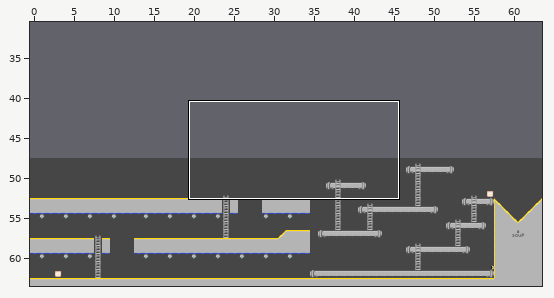
Two states of a Tiled map, factory.tmx. The first picture is a wide view before the edit; the outline marks the close-up.
Close-up. Before:
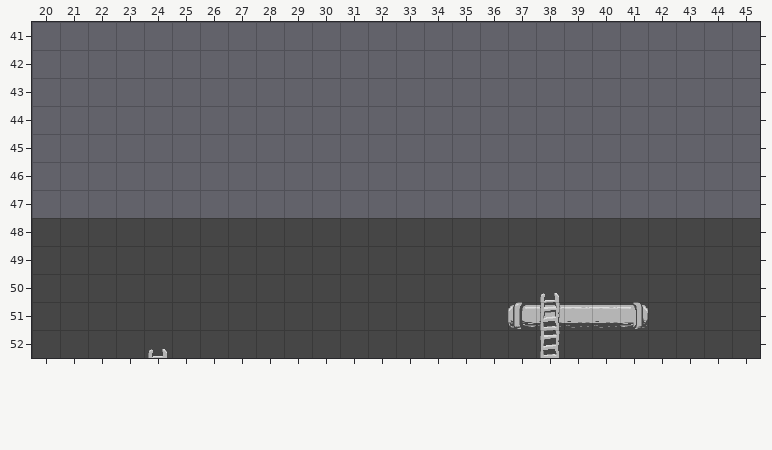
Cells are 48x48 px. Shown: x 20..45, y 41..52. The commit also changed other parts of the map, which this record leaves out.
Once edited:
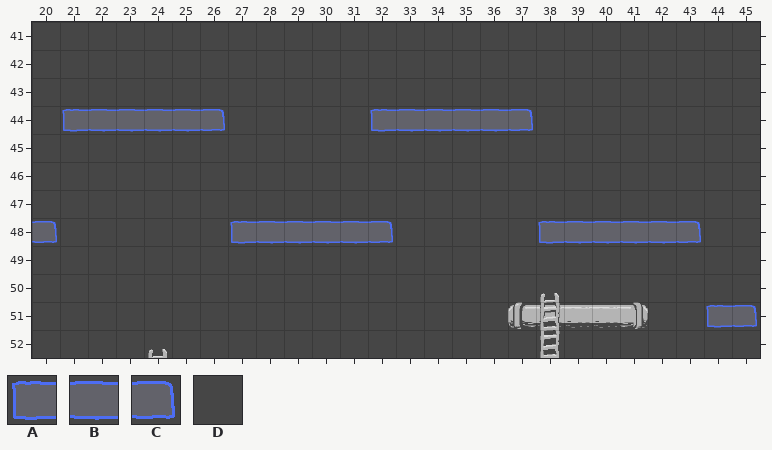
Key: from "factory_tiles": A 5, B 6, C 7, D 22.
_ is an empty cell.
Diff:
Layer "BG":
y 41..43: x 20..45 __________________________ -> DDDDDDDDDDDDDDDDDDDDDDDDDD
y 44: x 20..45 __________________________ -> DABBBBCDDDDDABBBBCDDDDDDDD
y 45..47: x 20..45 __________________________ -> DDDDDDDDDDDDDDDDDDDDDDDDDD
y 48: x 20 D -> C; x 27..32 DDDDDD -> ABBBBC; x 38..43 DDDDDD -> ABBBBC
y 51: x 44..45 DD -> AC
Pixel boxes of the changes (left, top, right, bottom) in both close-ups:
changed: (32, 22, 760, 244)
changed: (706, 305, 757, 328)
